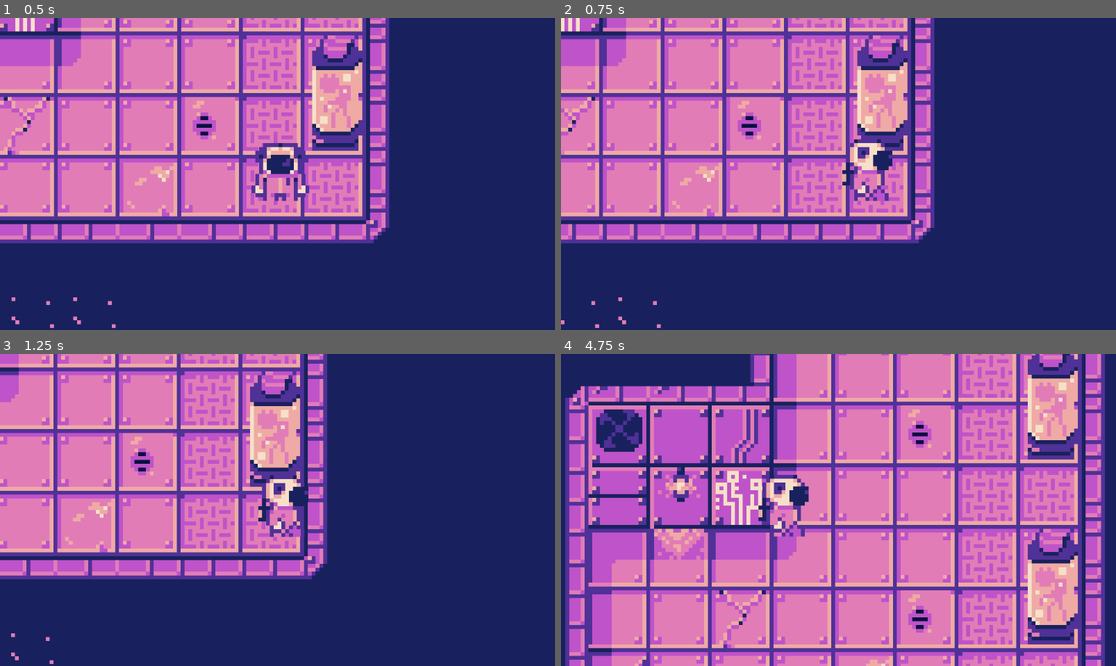
Above: before the commit, frames 1-4 (two rows, left to right).
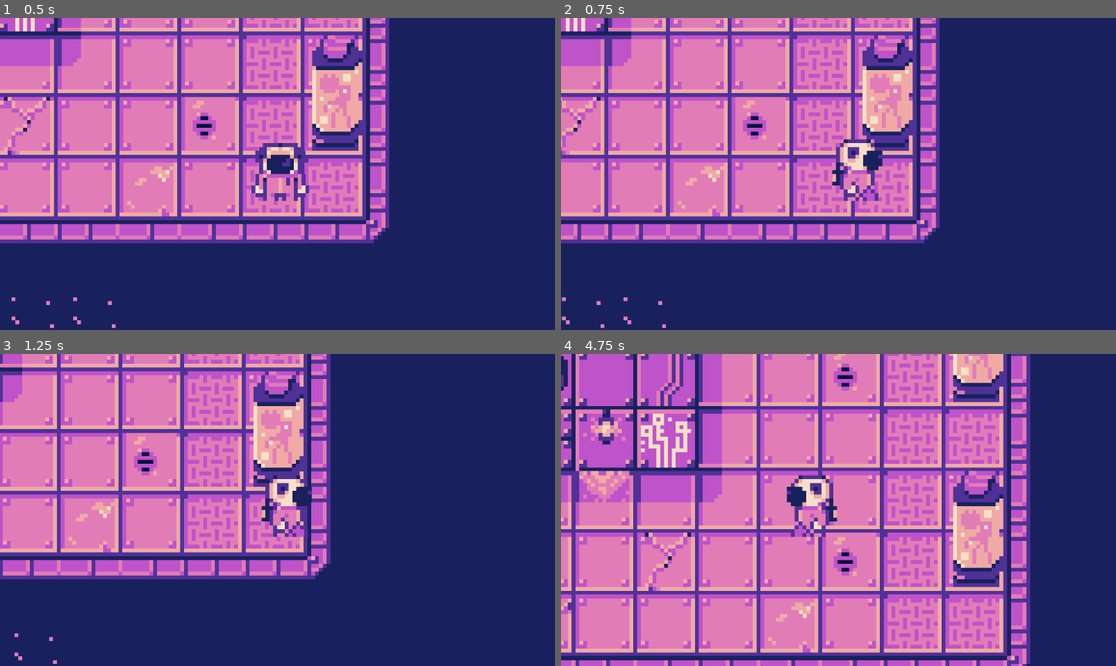
Above: after the commit, the same moments.

Repository: M-a-b-e-l/CISC2540---2D-Game-group-6
Game: Godot game, scene res://Scenes/main_scene.tscn
Same seed, same stepped clock (60 frames per second), same inputs: the game is played once before the commit and once after it.
Inputs:
- Up to frame 1 (0.5 s): no input
- Up to frame 2 (0.75 s): hold Right (ui_right) from 0.53 s (still down)
- Up to frame 3 (1.25 s): keep holding Right (ui_right)
- Up to frame 4 (4.75 s): release Right (ui_right) at 1.28 s; hold Down (ui_down) 1.28-2.03 s; hold Right (ui_right) 2.03-2.78 s; hold Up (ui_up) 2.78-3.53 s; hold Left (ui_left) from 3.53 s (still down)

Frame 1 is identical in both runs. In frame 2, 19% of the frame differs, in the area x 0-69%, y 0-100%; in frame 3, 14%; in frame 4, 72%, in the area x 0-98%, y 0-100%.

Commit message:
Fixed the walking left animation and added background music

Diff:
--- a/group_6_2d_game/Scenes/Player.gd
+++ b/group_6_2d_game/Scenes/Player.gd
@@ -1,6 +1,6 @@
 extends CharacterBody2D
 
-@export var speed: float = 60.0
+@export var speed: float = 40.0
 var direction: Vector2 = Vector2.ZERO
 
 # Reference to the Player Sprite2D node and its AnimationPlayer
@@ -13,8 +13,10 @@
 
 	if Input.is_action_pressed("ui_right"):
 		direction.x += 1
+		sprite.flip_h = false
 	elif Input.is_action_pressed("ui_left"):
 		direction.x -= 1
+		sprite.flip_h = true
 	if Input.is_action_pressed("ui_down"):
 		direction.y += 1
 	elif Input.is_action_pressed("ui_up"):
--- a/group_6_2d_game/Scenes/Player.tscn
+++ b/group_6_2d_game/Scenes/Player.tscn
@@ -58,6 +58,7 @@
 
 [sub_resource type="Animation" id="Animation_x8171"]
 resource_name = "WalkingLeft"
+step = 0.0233
 tracks/0/type = "value"
 tracks/0/imported = false
 tracks/0/enabled = true
--- /dev/null
+++ b/group_6_2d_game/bg_music.tscn
@@ -0,0 +1,8 @@
+[gd_scene load_steps=2 format=3 uid="uid://f6mul1now1n8"]
+
+[ext_resource type="AudioStream" uid="uid://cuxkd0kuhxm5u" path="res://Assets/chiphead64 - 11pm.mp3" id="1_7l3hh"]
+
+[node name="AudioStreamPlayer2D" type="AudioStreamPlayer2D"]
+stream = ExtResource("1_7l3hh")
+volume_db = 4.386
+autoplay = true
--- a/group_6_2d_game/project.godot
+++ b/group_6_2d_game/project.godot
@@ -14,6 +14,10 @@
 run/main_scene="res://Scenes/main_scene.tscn"
 config/features=PackedStringArray("4.3", "GL Compatibility")
 
+[autoload]
+
+BgMusic="*res://bg_music.tscn"
+
 [rendering]
 
 textures/canvas_textures/default_texture_filter=0
Not shown, added: group_6_2d_game/Assets/chiphead64 - 11pm.mp3.import
Not shown, added: Assets/chiphead64 - 11pm.mp3
Not shown, added: group_6_2d_game/Assets/chiphead64 - 11pm.mp3
